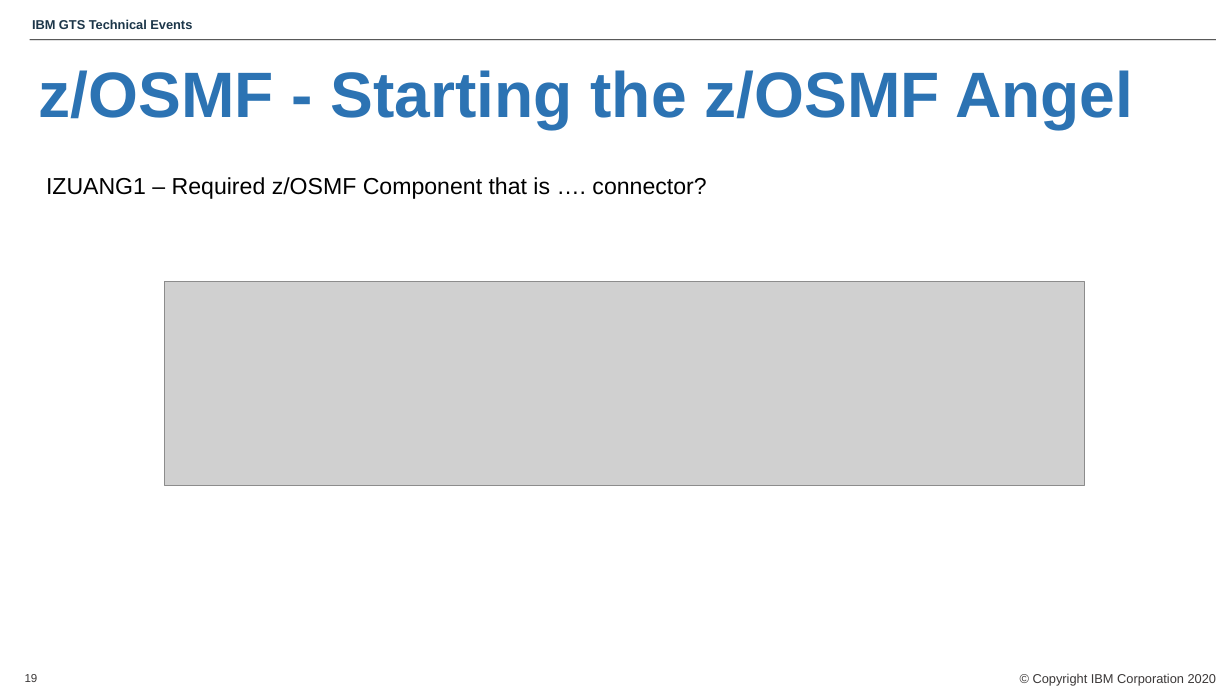
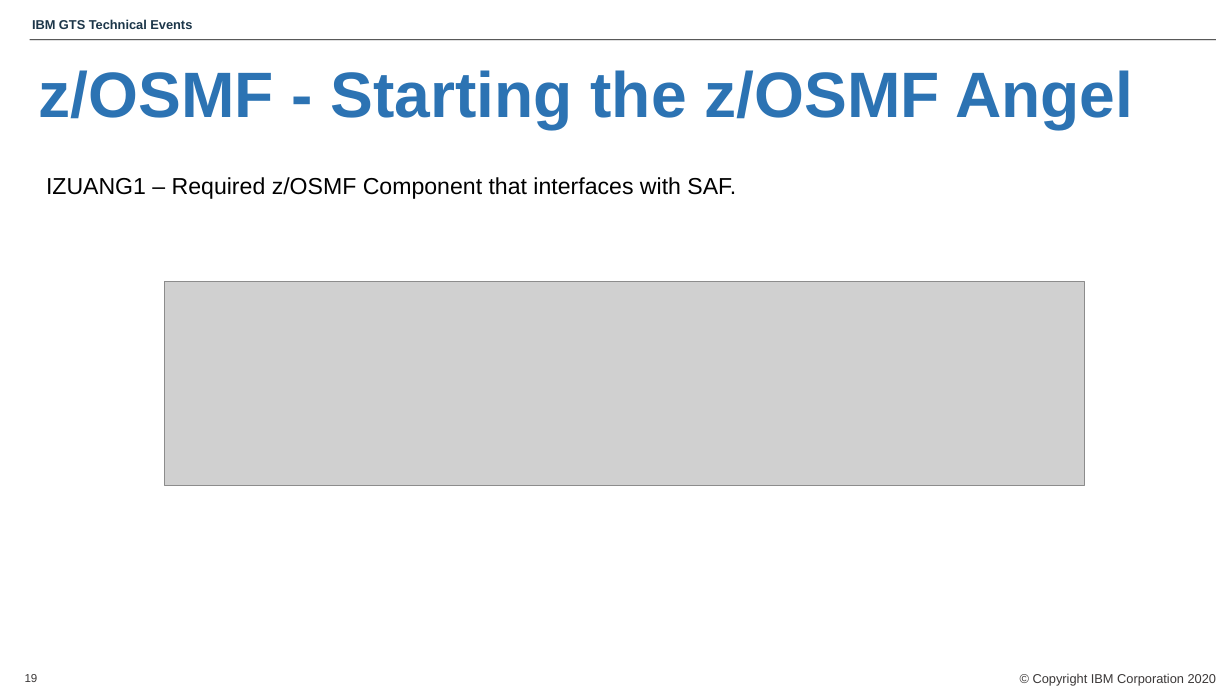
Before and after one commit to Iniciativaz/zosmf-install-jobs, a slide deck: slide 19 of zOSMF-Install.pptx. Drawn at 1232x693 pixels with LibreOffice and Linux fonts; fonts in the diff are those of the drawing; grey boxes stand for pictures; background and template pictures are left out. Boxes give left, top, right and bottom in pixels: in the first picture for what was removed or moved away, otherwise in the second. Text is boxed around its words. In the diff, an @@ line names an element or a change of style, - is before the commit and + after.

```diff
--- a/zOSMF-Install.pptx
+++ b/zOSMF-Install.pptx
@@ text at [46, 177, 736, 199]: text changed @@
-IZUANG1 – Required z/OSMF Component that is …. connector?
+IZUANG1 – Required z/OSMF Component that interfaces with SAF.
```
Also in this commit, not shown: 4 other slides changed, 1 slide added.
